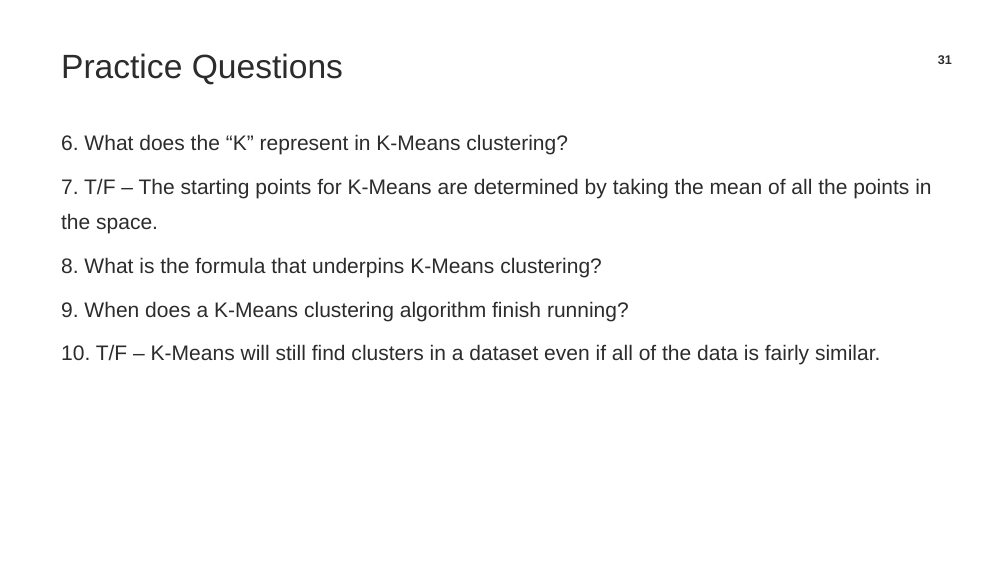
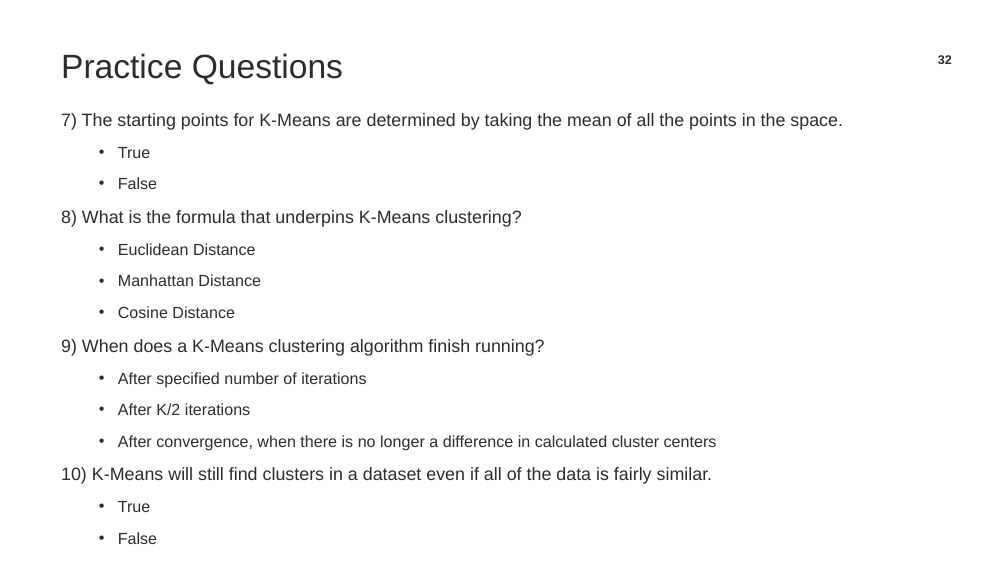
Before and after one commit to TrainingByPackt/Applied-Unsupervised-Learning-with-Python, a slide deck: slide 32 of CH1/Lesson01_SecondDraft.pptx (slide 31 before the commit). Drawn at 1008x567 pixels with LibreOffice and Linux fonts; fonts in the diff are those of the drawing; background and template pictures are left out. Boxes give left, top, right and bottom in pixels: in the first picture for what was removed or moved away, otherwise in the second. Text is boxed around its words. In the diff, an @@ line names an element or a change of style, - is before the commit and + after.

```diff
--- a/CH1/Lesson01_SecondDraft.pptx
+++ b/CH1/Lesson01_SecondDraft.pptx
@@ page number at (x1=938, y1=55, x2=952, y2=64): text changed @@
-31
+32
@@ text at (x1=61, y1=113, x2=843, y2=544): text changed; size 20 to 17 pt @@
-6. What does the “K” represent in K-Means clustering?
-7. T/F – The starting points for K-Means are determined by taking the mean of all the points in the space.
-8. What is the formula that underpins K-Means clustering?
-9. When does a K-Means clustering algorithm finish running?
-10. T/F – K-Means will still find clusters in a dataset even if all of the data is fairly similar.
+7) The starting points for K-Means are determined by taking the mean of all the points in the space.
+  • True
+  • False
+8) What is the formula that underpins K-Means clustering?
+  • Euclidean Distance
+  • Manhattan Distance
+  • Cosine Distance
+9) When does a K-Means clustering algorithm finish running?
+  • After specified number of iterations
+  • After K/2 iterations
+  • After convergence, when there is no longer a difference in calculated cluster centers
+10) K-Means will still find clusters in a dataset even if all of the data is fairly similar.
+  • True
+  • False
```
Also in this commit, not shown: 1 other slide changed, 1 slide added, 4 other files.
